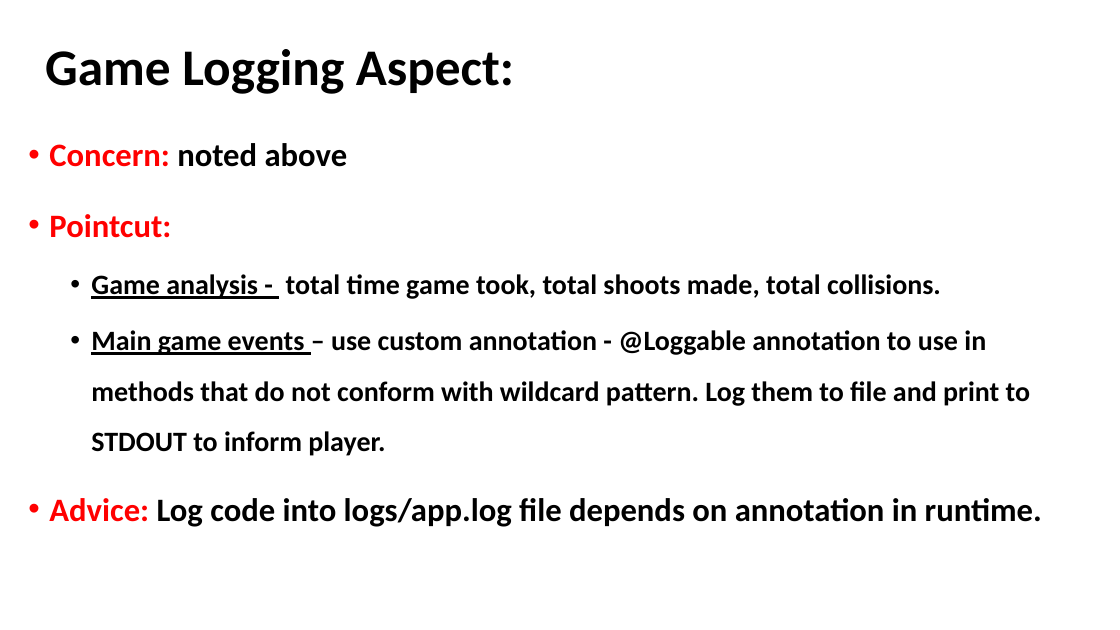
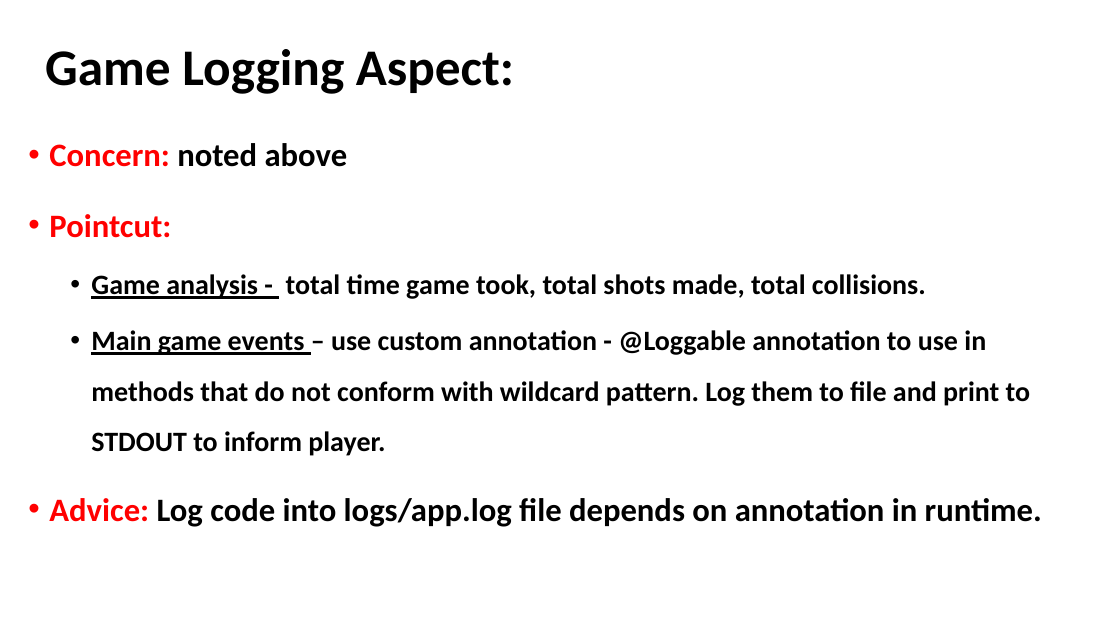
Before and after one commit to akotek/AOP, a slide deck: slide 13 of src/Final Project Presentation.pptx. Drawn at 1120x630 pixels with LibreOffice and Linux fonts; fonts in the diff are those of the drawing. Boxes give left, top, right and bottom in pixels: in the first picture for what was removed or moved away, otherwise in the second. Text is boxed around its words. In the diff, an @@ line names an element or a change of style, - is before the commit and + after.

```diff
--- a/src/Final Project Presentation.pptx
+++ b/src/Final Project Presentation.pptx
@@ text at bbox=[49, 143, 1042, 527]: less space between paragraphs @@
@@ text at bbox=[91, 274, 926, 299]: text changed @@
-  • Game analysis - total time game took, total shoots made, total collisions.
+  • Game analysis - total time game took, total shots made, total collisions.
```
Also in this commit, not shown: 24 other slides changed, 2 slides added.
